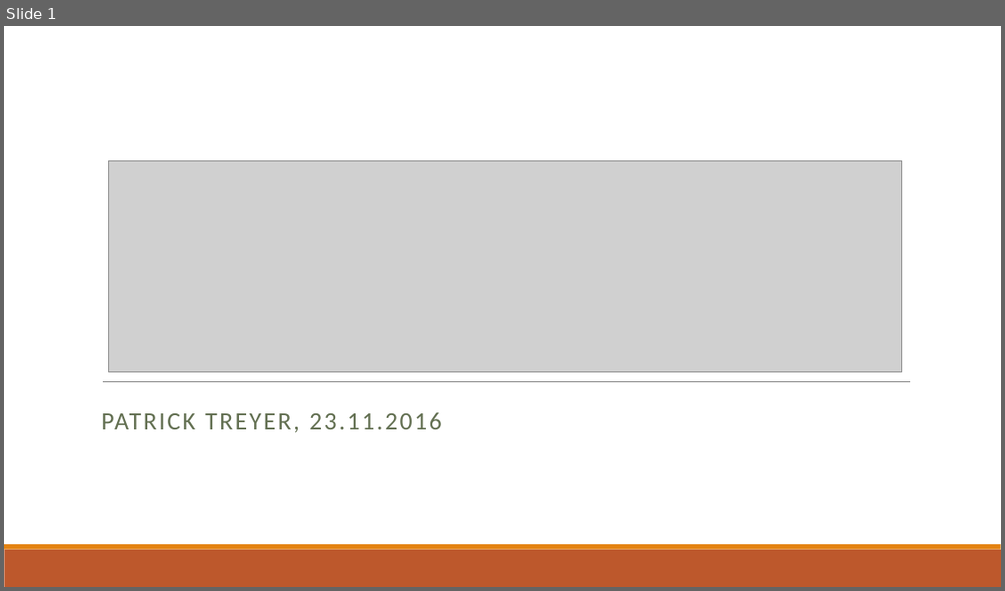
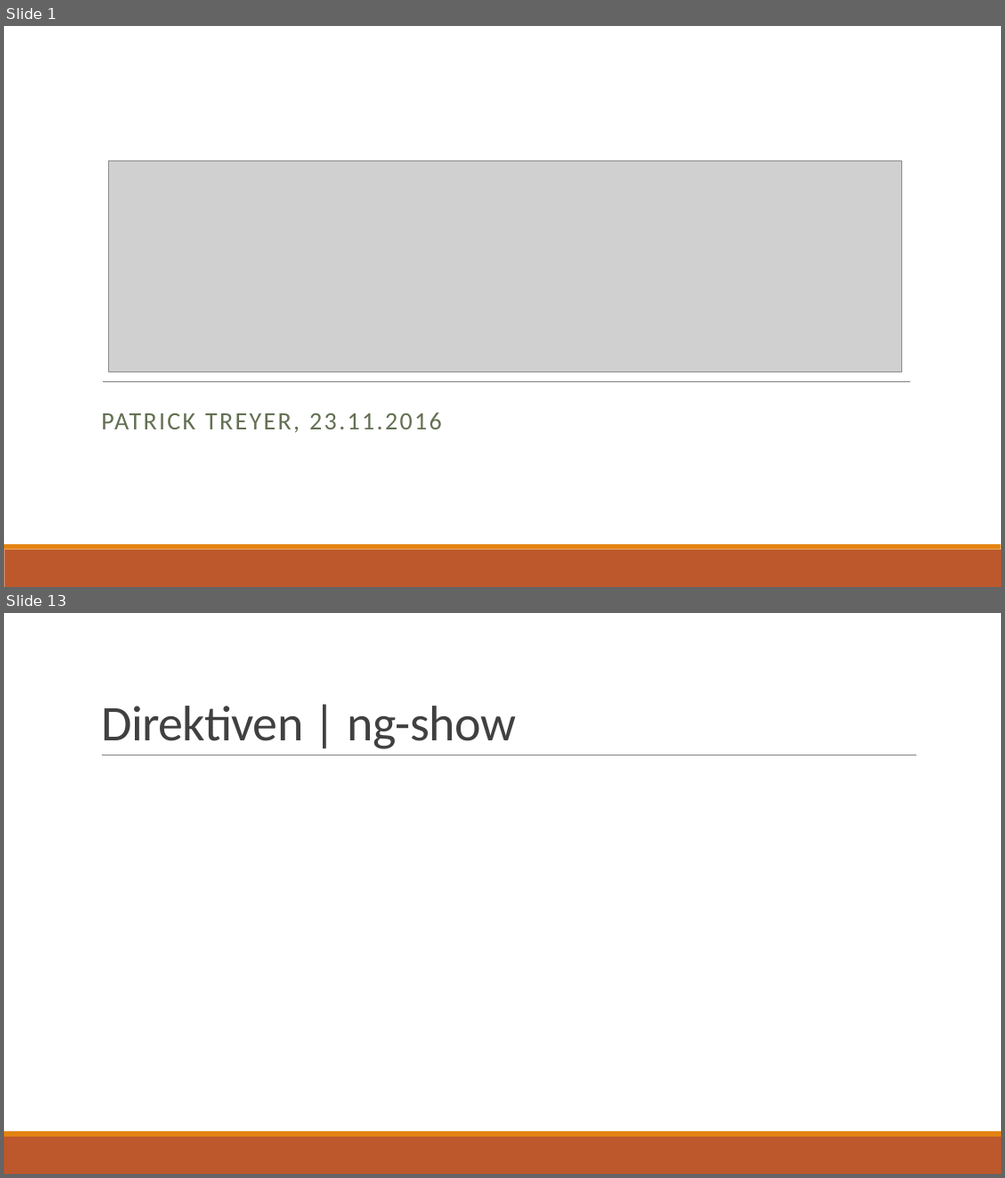
Before and after one commit to ptreyer/AngularJS, a slide deck: presentation/AngularJS.pptx. Shown one above the other, each under a label of ours: slide 1 before the commit, slides 1 and 13 after it; the slides between them are not shown. The pictures are 1005x591 and 1005x1178 pixels, drawn with LibreOffice and Linux fonts; fonts in the diff are those of the drawing; grey boxes stand for pictures. Boxes give left, top, right and bottom in pixels: in the first picture for what was removed or moved away, otherwise in the second. Text is boxed around its words. In the diff, an @@ line names an element or a change of style, - is before the commit and + after.

```diff
--- a/presentation/AngularJS.pptx
+++ b/presentation/AngularJS.pptx
@@ slide 13 added at box(4, 613, 1001, 1174), background #FFFFFF; not listed: 2 template elements that a slide beside it also shows @@
@@ title added at box(101, 706, 516, 749), 48 pt, text #404040 @@
+Direktiven | ng-show
@@ line added from (102, 755) to (917, 755), #808080 0.5 pt @@
```
Also in this commit, not shown: 6 slides changed, 15 other slides added, 4 slides removed, 1 other file.
